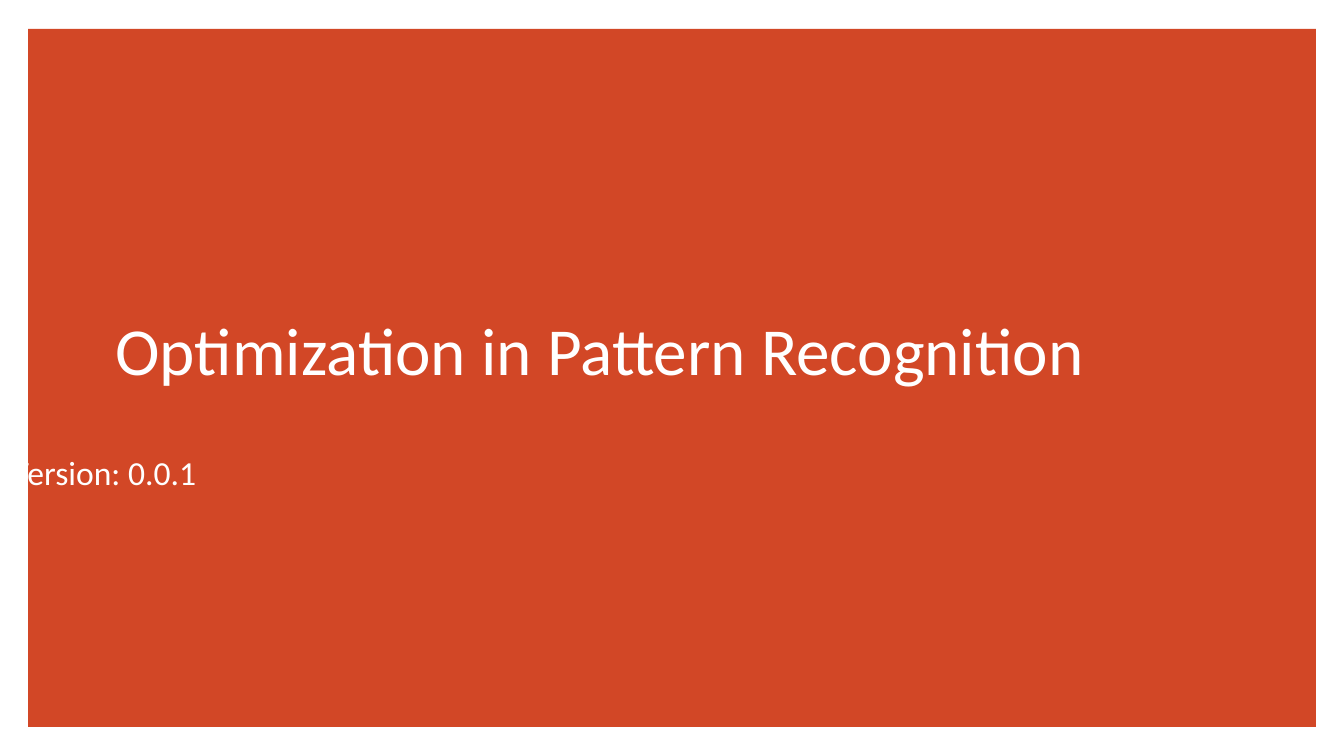
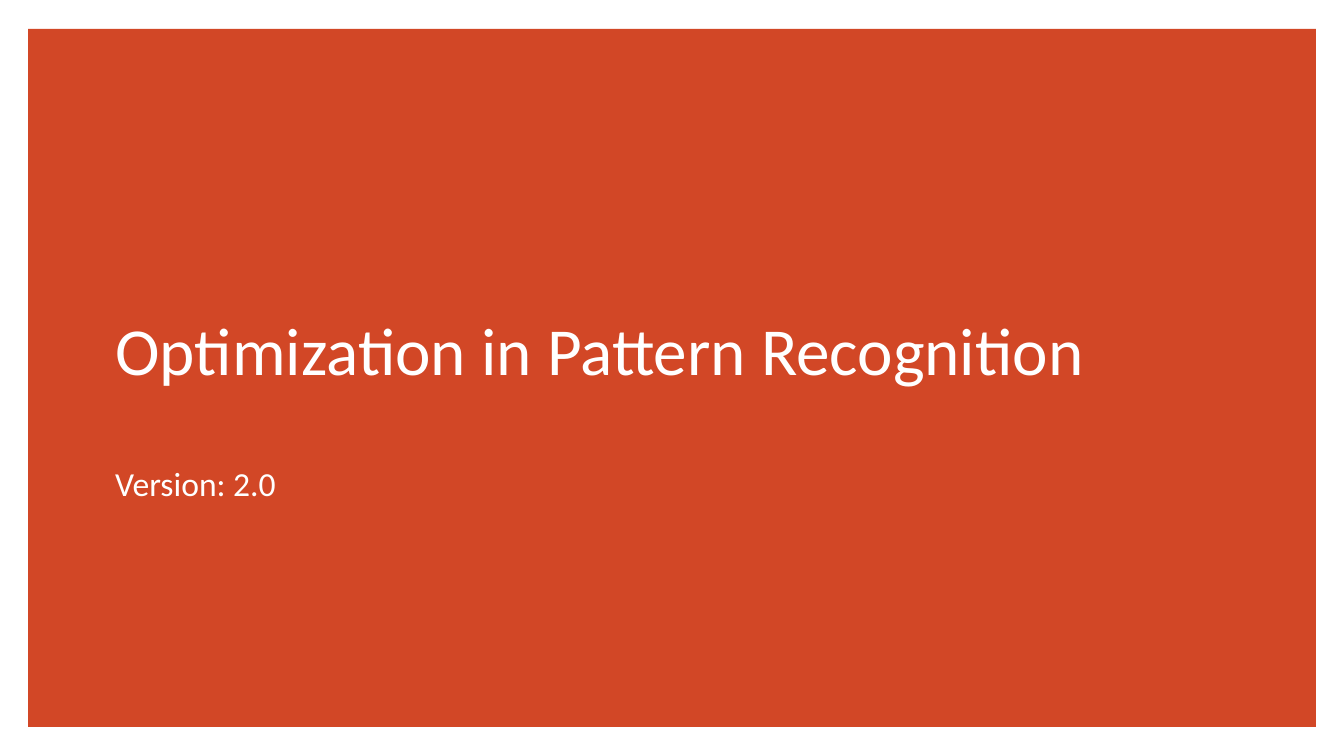
Before and after one commit to JiadaoZ22/ECE662, a slide deck: slide 1 of presentation/submission2_optimization.pptx. Drawn at 1344x756 pixels with LibreOffice and Linux fonts; fonts in the diff are those of the drawing. Boxes give left, top, right and bottom in pixels: in the first picture for what was removed or moved away, otherwise in the second. Text is boxed around its words. In the diff, an @@ line names an element or a change of style, - is before the commit and + after.

Commit message:
2.25

```diff
--- a/presentation/submission2_optimization.pptx
+++ b/presentation/submission2_optimization.pptx
@@ subtitle at (115,473,276,497): text changed @@
-Version: 0.0.1
+Version: 2.0
```
Also in this commit, not shown: 4 other slides changed, 2 slides added.
